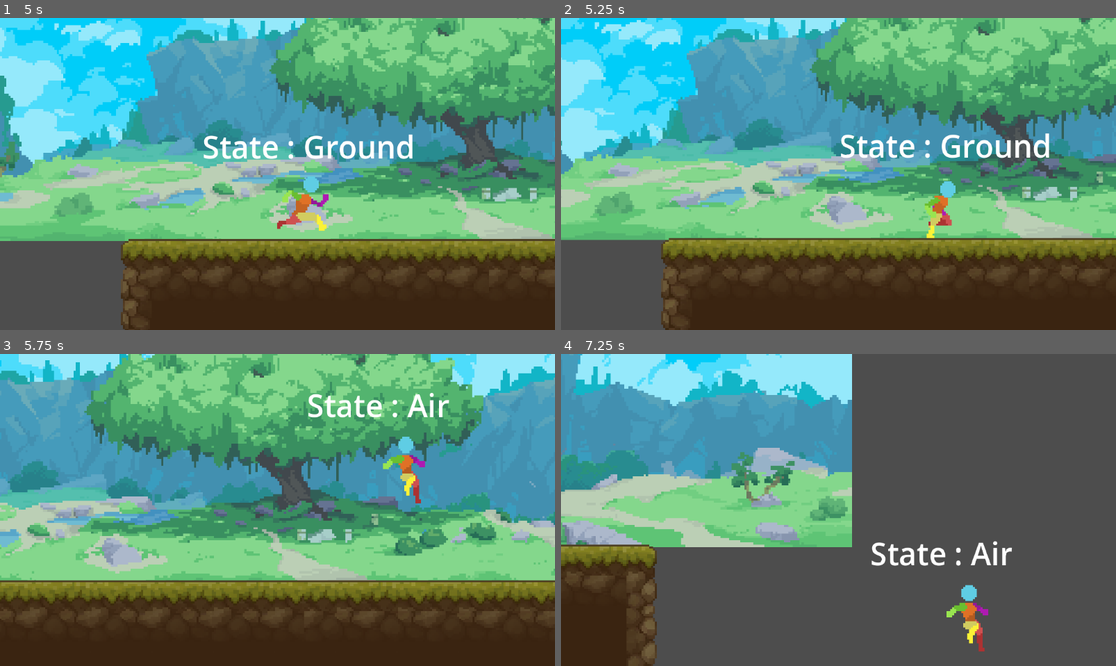
Above: before the commit, frames 1-4 (two rows, left to right).
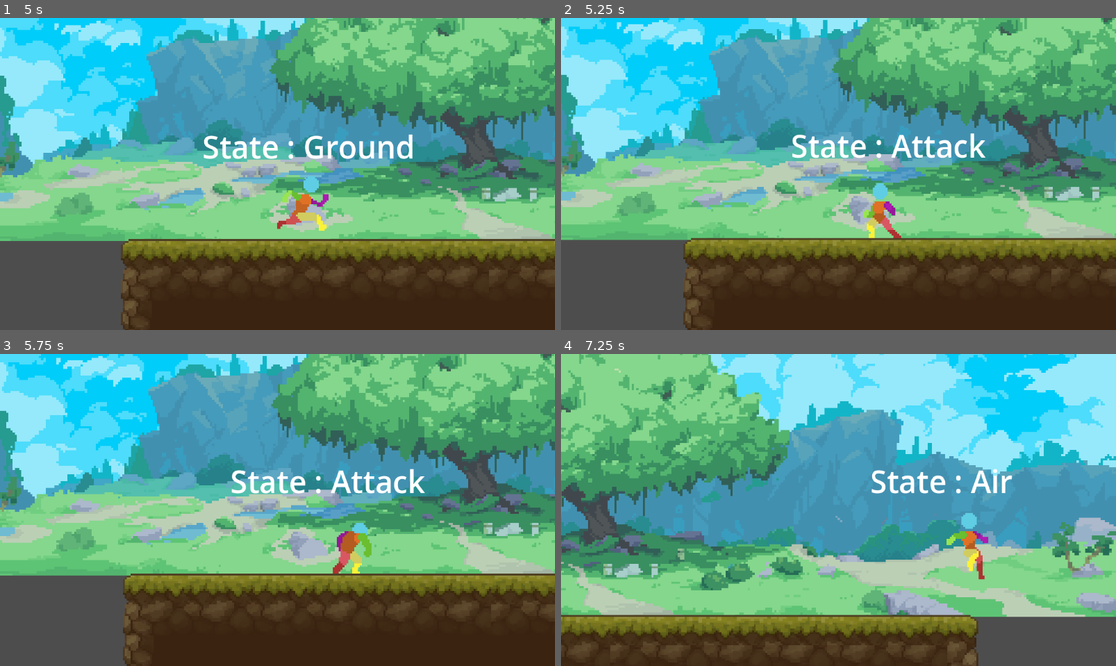
Above: after the commit, the same moments.

Repository: KobyS82/Platformer
Game: Godot game, scene res://Levels/test_level.tscn
Two runs of this game, one before a commit and one after it. Both use one fixed random seed, a clock stepped at 60 frames per second and the inputs below.
Inputs:
- Up to frame 1 (5 s): hold F (attack, bound only after the commit) 0.53-1.28 s; hold D (right) 0.53-2.03 s; tap Space (jump) at 0.77, 0.8, 1.07, 1.35, 1.52, 1.82, 2.3, 3.02, 3.32, 4.52, 4.82 s; tap F (attack, bound only after the commit) at 1.55, 2.85, 4.35 s; hold F (attack, bound only after the commit) 2.03-2.78 s; hold A (left) 2.03-4.28 s; hold Space (jump) 3.53-4.28 s; hold D (right) from 4.28 s (still down)
- Up to frame 2 (5.25 s): keep holding D (right); hold F (attack, bound only after the commit) from 5.03 s (still down)
- Up to frame 3 (5.75 s): keep holding D (right); keep holding F (attack, bound only after the commit); tap Space (jump) at 5.3 s
- Up to frame 4 (7.25 s): keep holding D (right); release F (attack, bound only after the commit) at 5.78 s; tap Space (jump) at 5.85, 6.02, 6.32, 6.77, 6.8, 7.07 s; tap F (attack, bound only after the commit) at 6.05 s; hold F (attack, bound only after the commit) from 6.53 s (still down)

Frame 1 is identical in both runs. In frame 2, 36% of the frame differs, in the area x 0-100%, y 0-100%; in frame 3, 68%; in frame 4, 91%.

Commit message:
added attack states, fixed annoying animation position

Diff:
--- a/Character/Attack.gd
+++ b/Character/Attack.gd
@@ -1 +1,36 @@
 extends State
+
+@export var return_state : State
+@export var return_animation_node : String = "move"
+@export var punch1_name : String = "punch1"
+@export var punch2_name : String = "punch2"
+@export var punch2_node : String = "punch2"
+@export var swipe_name : String = "swipe"
+@export var swipe_node : String = "swipe"
+
+
+@onready var timer : Timer = $Timer
+
+
+func state_input(event : InputEvent):
+	if(event.is_action_pressed("attack")):
+		timer.start()
+
+func _on_animation_tree_animation_finished(anim_name):
+	if(anim_name == punch1_name):
+		if(timer.is_stopped()):
+			next_state = return_state
+			playback.travel(return_animation_node)
+		else:
+			playback.travel(punch2_node)
+
+	if(anim_name == punch2_name):
+		if(timer.is_stopped()):
+			next_state = return_state
+			playback.travel(return_animation_node)
+		else:
+			playback.travel(swipe_node)
+
+	if(anim_name == swipe_name):
+		next_state = return_state
+		playback.travel(return_animation_node)
--- a/Character/GroundState.gd
+++ b/Character/GroundState.gd
@@ -5,6 +5,8 @@
 @export var jump_velocity : float = -150.0
 @export var air_state : State
 @export var jump_animation : String = "jump"
+@export var attack_state : State
+@export var attack_animation : String = "punch1"
 
 func state_process(delta):
 	if(!character.is_on_floor()):
@@ -13,8 +15,14 @@
 func state_input(event : InputEvent):
 	if(event.is_action_pressed("jump")):
 		jump()
+	if(event.is_action_pressed("attack")):
+		attack()
 
 func jump():
 	character.velocity.y = jump_velocity
 	next_state = air_state
 	playback.travel(jump_animation)
+
+func attack():
+	next_state = attack_state
+	playback.travel(attack_animation)
--- a/Character/player.gd
+++ b/Character/player.gd
@@ -32,7 +32,7 @@
 	update_facing_direction()
 
 func update_animation_parameters():
-	animation_tree.set("parameters/Move/blend_position", direction.x)
+	animation_tree.set("parameters/move/blend_position", direction.x)
 
 func update_facing_direction():
 	if direction.x > 0:
--- a/Character/player.tscn
+++ b/Character/player.tscn
@@ -235,46 +235,6 @@
 "values": [0, 1, 2, 3, 4, 5, 6, 7]
 }
 
-[sub_resource type="Animation" id="Animation_hlg1k"]
-resource_name = "punch"
-length = 0.8
-tracks/0/type = "value"
-tracks/0/imported = false
-tracks/0/enabled = true
-tracks/0/path = NodePath("Sprite2D:texture")
-tracks/0/interp = 1
-tracks/0/loop_wrap = true
-tracks/0/keys = {
-"times": PackedFloat32Array(0),
-"transitions": PackedFloat32Array(1),
-"update": 1,
-"values": [ExtResource("7_d8717")]
-}
-tracks/1/type = "value"
-tracks/1/imported = false
-tracks/1/enabled = true
-tracks/1/path = NodePath("Sprite2D:hframes")
-tracks/1/interp = 1
-tracks/1/loop_wrap = true
-tracks/1/keys = {
-"times": PackedFloat32Array(0),
-"transitions": PackedFloat32Array(1),
-"update": 1,
-"values": [8]
-}
-tracks/2/type = "value"
-tracks/2/imported = false
-tracks/2/enabled = true
-tracks/2/path = NodePath("Sprite2D:frame")
-tracks/2/interp = 1
-tracks/2/loop_wrap = true
-tracks/2/keys = {
-"times": PackedFloat32Array(0, 0.1, 0.2, 0.3, 0.4, 0.5, 0.6, 0.7),
-"transitions": PackedFloat32Array(1, 1, 1, 1, 1, 1, 1, 1),
-"update": 1,
-"values": [0, 1, 2, 3, 4, 5, 6, 7]
-}
-
 [sub_resource type="Animation" id="Animation_nrrok"]
 resource_name = "swipe"
 length = 0.6
@@ -313,6 +273,122 @@
 "transitions": PackedFloat32Array(1, 1, 1, 1, 1, 1),
 "update": 1,
 "values": [0, 1, 2, 3, 4, 5]
+}
+tracks/3/type = "value"
+tracks/3/imported = false
+tracks/3/enabled = true
+tracks/3/path = NodePath("Sprite2D:offset")
+tracks/3/interp = 1
+tracks/3/loop_wrap = true
+tracks/3/keys = {
+"times": PackedFloat32Array(0, 0.6),
+"transitions": PackedFloat32Array(0, 0),
+"update": 0,
+"values": [Vector2(-8, -8), Vector2(8, 8)]
+}
+
+[sub_resource type="Animation" id="Animation_lx83x"]
+resource_name = "punch2"
+length = 0.4
+tracks/0/type = "value"
+tracks/0/imported = false
+tracks/0/enabled = true
+tracks/0/path = NodePath("Sprite2D:texture")
+tracks/0/interp = 1
+tracks/0/loop_wrap = true
+tracks/0/keys = {
+"times": PackedFloat32Array(0),
+"transitions": PackedFloat32Array(1),
+"update": 1,
+"values": [ExtResource("7_d8717")]
+}
+tracks/1/type = "value"
+tracks/1/imported = false
+tracks/1/enabled = true
+tracks/1/path = NodePath("Sprite2D:hframes")
+tracks/1/interp = 1
+tracks/1/loop_wrap = true
+tracks/1/keys = {
+"times": PackedFloat32Array(0),
+"transitions": PackedFloat32Array(1),
+"update": 1,
+"values": [8]
+}
+tracks/2/type = "value"
+tracks/2/imported = false
+tracks/2/enabled = true
+tracks/2/path = NodePath("Sprite2D:frame")
+tracks/2/interp = 1
+tracks/2/loop_wrap = true
+tracks/2/keys = {
+"times": PackedFloat32Array(0, 0.1, 0.2, 0.3),
+"transitions": PackedFloat32Array(1, 1, 1, 1),
+"update": 1,
+"values": [4, 5, 6, 7]
+}
+tracks/3/type = "value"
+tracks/3/imported = false
+tracks/3/enabled = true
+tracks/3/path = NodePath("Sprite2D:offset")
+tracks/3/interp = 1
+tracks/3/loop_wrap = true
+tracks/3/keys = {
+"times": PackedFloat32Array(0, 0.4),
+"transitions": PackedFloat32Array(0, 0),
+"update": 0,
+"values": [Vector2(-8, -8), Vector2(8, 8)]
+}
+
+[sub_resource type="Animation" id="Animation_hlg1k"]
+resource_name = "punch1"
+length = 0.8
+tracks/0/type = "value"
+tracks/0/imported = false
+tracks/0/enabled = true
+tracks/0/path = NodePath("Sprite2D:texture")
+tracks/0/interp = 1
+tracks/0/loop_wrap = true
+tracks/0/keys = {
+"times": PackedFloat32Array(0),
+"transitions": PackedFloat32Array(1),
+"update": 1,
+"values": [ExtResource("7_d8717")]
+}
+tracks/1/type = "value"
+tracks/1/imported = false
+tracks/1/enabled = true
+tracks/1/path = NodePath("Sprite2D:hframes")
+tracks/1/interp = 1
+tracks/1/loop_wrap = true
+tracks/1/keys = {
+"times": PackedFloat32Array(0),
+"transitions": PackedFloat32Array(1),
+"update": 1,
+"values": [8]
+}
+tracks/2/type = "value"
+tracks/2/imported = false
+tracks/2/enabled = true
+tracks/2/path = NodePath("Sprite2D:frame")
+tracks/2/interp = 1
+tracks/2/loop_wrap = true
+tracks/2/keys = {
+"times": PackedFloat32Array(0, 0.1, 0.2, 0.3, 0.4, 0.5, 0.6, 0.7),
+"transitions": PackedFloat32Array(1, 1, 1, 1, 1, 1, 1, 1),
+"update": 1,
+"values": [0, 1, 2, 3, 4, 5, 6, 7]
+}
+tracks/3/type = "value"
+tracks/3/imported = false
+tracks/3/enabled = true
+tracks/3/path = NodePath("Sprite2D:offset")
+tracks/3/interp = 1
+tracks/3/loop_wrap = true
+tracks/3/keys = {
+"times": PackedFloat32Array(0, 0.8),
+"transitions": PackedFloat32Array(0, 0),
+"update": 0,
+"values": [Vector2(-8, -8), Vector2(8, 8)]
 }
 
 [sub_resource type="AnimationLibrary" id="AnimationLibrary_7jesx"]
@@ -322,10 +398,20 @@
 "idle": SubResource("Animation_xev0a"),
 "jump_end": SubResource("Animation_xldl3"),
 "jump_start": SubResource("Animation_0h3t4"),
-"punch": SubResource("Animation_hlg1k"),
+"punch1": SubResource("Animation_hlg1k"),
+"punch2": SubResource("Animation_lx83x"),
 "run": SubResource("Animation_4gx30"),
 "swipe": SubResource("Animation_nrrok")
 }
+
+[sub_resource type="AnimationNodeAnimation" id="AnimationNodeAnimation_uw0lx"]
+animation = &"double_jump"
+
+[sub_resource type="AnimationNodeAnimation" id="AnimationNodeAnimation_dhwpc"]
+animation = &"jump_end"
+
+[sub_resource type="AnimationNodeAnimation" id="AnimationNodeAnimation_ibjx5"]
+animation = &"jump_start"
 
 [sub_resource type="AnimationNodeAnimation" id="AnimationNodeAnimation_sp4ty"]
 animation = &"idle"
@@ -345,20 +431,11 @@
 blend_point_2/pos = -1.0
 blend_mode = 1
 
-[sub_resource type="AnimationNodeAnimation" id="AnimationNodeAnimation_uw0lx"]
-animation = &"double_jump"
-
-[sub_resource type="AnimationNodeAnimation" id="AnimationNodeAnimation_dhwpc"]
-animation = &"jump_end"
-
-[sub_resource type="AnimationNodeAnimation" id="AnimationNodeAnimation_ibjx5"]
-animation = &"jump_start"
+[sub_resource type="AnimationNodeAnimation" id="AnimationNodeAnimation_hf3ll"]
+animation = &"punch1"
 
 [sub_resource type="AnimationNodeAnimation" id="AnimationNodeAnimation_ctuep"]
-animation = &"punch"
-
-[sub_resource type="AnimationNodeAnimation" id="AnimationNodeAnimation_hf3ll"]
-animation = &"punch"
+animation = &"punch2"
 
 [sub_resource type="AnimationNodeAnimation" id="AnimationNodeAnimation_wjy86"]
 animation = &"swipe"
@@ -391,22 +468,22 @@
 [sub_resource type="AnimationNodeStateMachineTransition" id="AnimationNodeStateMachineTransition_a2s73"]
 
 [sub_resource type="AnimationNodeStateMachine" id="AnimationNodeStateMachine_hakgs"]
-states/Move/node = SubResource("AnimationNodeBlendSpace1D_qgxkq")
-states/Move/position = Vector2(379, 100)
 states/double_jump/node = SubResource("AnimationNodeAnimation_uw0lx")
 states/double_jump/position = Vector2(560, 24)
 states/jump_end/node = SubResource("AnimationNodeAnimation_dhwpc")
 states/jump_end/position = Vector2(560, 100)
 states/jump_start/node = SubResource("AnimationNodeAnimation_ibjx5")
 states/jump_start/position = Vector2(379, 29)
-states/punch/node = SubResource("AnimationNodeAnimation_hf3ll")
-states/punch/position = Vector2(348, 170)
-"states/punch 2/node" = SubResource("AnimationNodeAnimation_ctuep")
-"states/punch 2/position" = Vector2(474, 170)
+states/move/node = SubResource("AnimationNodeBlendSpace1D_qgxkq")
+states/move/position = Vector2(379, 100)
+states/punch1/node = SubResource("AnimationNodeAnimation_hf3ll")
+states/punch1/position = Vector2(348, 170)
+states/punch2/node = SubResource("AnimationNodeAnimation_ctuep")
+states/punch2/position = Vector2(474, 170)
 states/swipe/node = SubResource("AnimationNodeAnimation_wjy86")
 states/swipe/position = Vector2(605, 170)
-transitions = ["Start", "Move", SubResource("AnimationNodeStateMachineTransition_o6ryi"), "Move", "jump_start", SubResource("AnimationNodeStateMachineTransition_km70u"), "jump_start", "jump_end", SubResource("AnimationNodeStateMachineTransition_8343j"), "jump_end", "Move", SubResource("AnimationNodeStateMachineTransition_spc5p"), "jump_start", "double_jump", SubResource("AnimationNodeStateMachineTransition_6ylx0"), "double_jump", "jump_end", SubResource("AnimationNodeStateMachineTransition_1m81a"), "Move", "punch", SubResource("AnimationNodeStateMachineTransition_sdtd8"), "punch", "Move", SubResource("AnimationNodeStateMachineTransition_41jvs"), "punch", "punch 2", SubResource("AnimationNodeStateMachineTransition_5dvdi"), "punch 2", "swipe", SubResource("AnimationNodeStateMachineTransition_3eri5"), "swipe", "Move", SubResource("AnimationNodeStateMachineTransition_i3qf8"), "punch 2", "Move", SubResource("AnimationNodeStateMachineTransition_a2s73")]
-graph_offset = Vector2(-2, 12)
+transitions = ["Start", "move", SubResource("AnimationNodeStateMachineTransition_o6ryi"), "move", "jump_start", SubResource("AnimationNodeStateMachineTransition_km70u"), "jump_start", "jump_end", SubResource("AnimationNodeStateMachineTransition_8343j"), "jump_end", "move", SubResource("AnimationNodeStateMachineTransition_spc5p"), "jump_start", "double_jump", SubResource("AnimationNodeStateMachineTransition_6ylx0"), "double_jump", "jump_end", SubResource("AnimationNodeStateMachineTransition_1m81a"), "move", "punch1", SubResource("AnimationNodeStateMachineTransition_sdtd8"), "punch1", "move", SubResource("AnimationNodeStateMachineTransition_41jvs"), "punch1", "punch2", SubResource("AnimationNodeStateMachineTransition_5dvdi"), "punch2", "swipe", SubResource("AnimationNodeStateMachineTransition_3eri5"), "swipe", "move", SubResource("AnimationNodeStateMachineTransition_i3qf8"), "punch2", "move", SubResource("AnimationNodeStateMachineTransition_a2s73")]
+graph_offset = Vector2(-40, 20)
 
 [sub_resource type="AnimationNodeStateMachinePlayback" id="AnimationNodeStateMachinePlayback_1xv2o"]
 
@@ -419,9 +496,10 @@
 
 [node name="Sprite2D" type="Sprite2D" parent="."]
 position = Vector2(-24, -24)
-texture = ExtResource("2_uknqn")
+texture = ExtResource("7_d8717")
 centered = false
-hframes = 6
+offset = Vector2(8, 8)
+hframes = 8
 
 [node name="AnimationPlayer" type="AnimationPlayer" parent="."]
 libraries = {
@@ -432,7 +510,7 @@
 tree_root = SubResource("AnimationNodeStateMachine_hakgs")
 anim_player = NodePath("../AnimationPlayer")
 parameters/playback = SubResource("AnimationNodeStateMachinePlayback_1xv2o")
-parameters/Move/blend_position = -0.000870347
+parameters/move/blend_position = -0.000870347
 
 [node name="CharacterStateMachine" type="Node" parent="." node_paths=PackedStringArray("character", "animation_tree", "current_state")]
 script = ExtResource("6_iuf56")
@@ -440,10 +518,11 @@
 animation_tree = NodePath("../AnimationTree")
 current_state = NodePath("Ground")
 
-[node name="Ground" type="Node" parent="CharacterStateMachine" node_paths=PackedStringArray("air_state")]
+[node name="Ground" type="Node" parent="CharacterStateMachine" node_paths=PackedStringArray("air_state", "attack_state")]
 script = ExtResource("7_i0ml2")
 air_state = NodePath("../Air")
 jump_animation = "jump_start"
+attack_state = NodePath("../Attack")
 
 [node name="Air" type="Node" parent="CharacterStateMachine" node_paths=PackedStringArray("landing_state")]
 script = ExtResource("8_37all")
@@ -456,9 +535,14 @@
 ground_state = NodePath("../Ground")
 can_move = false
 
-[node name="Attack" type="Node" parent="CharacterStateMachine"]
+[node name="Attack" type="Node" parent="CharacterStateMachine" node_paths=PackedStringArray("return_state")]
 script = ExtResource("12_7nj4j")
+return_state = NodePath("../Ground")
 can_move = false
+
+[node name="Timer" type="Timer" parent="CharacterStateMachine/Attack"]
+wait_time = 0.4
+one_shot = true
 
 [node name="StateDebugLabel" type="Label" parent="." node_paths=PackedStringArray("state_machine")]
 offset_left = -53.0
@@ -470,3 +554,4 @@
 state_machine = NodePath("../CharacterStateMachine")
 
 [connection signal="animation_finished" from="AnimationTree" to="CharacterStateMachine/Landing" method="_on_animation_tree_animation_finished"]
+[connection signal="animation_finished" from="AnimationTree" to="CharacterStateMachine/Attack" method="_on_animation_tree_animation_finished"]
--- a/project.godot
+++ b/project.godot
@@ -46,6 +46,11 @@
 "events": [Object(InputEventKey,"resource_local_to_scene":false,"resource_name":"","device":-1,"window_id":0,"alt_pressed":false,"shift_pressed":false,"ctrl_pressed":false,"meta_pressed":false,"pressed":false,"keycode":0,"physical_keycode":32,"key_label":0,"unicode":32,"echo":false,"script":null)
 ]
 }
+attack={
+"deadzone": 0.5,
+"events": [Object(InputEventKey,"resource_local_to_scene":false,"resource_name":"","device":-1,"window_id":0,"alt_pressed":false,"shift_pressed":false,"ctrl_pressed":false,"meta_pressed":false,"pressed":false,"keycode":0,"physical_keycode":70,"key_label":0,"unicode":102,"echo":false,"script":null)
+]
+}
 
 [physics]
 
Not shown: 1 places in Character/player.tscn that only renumber resources
